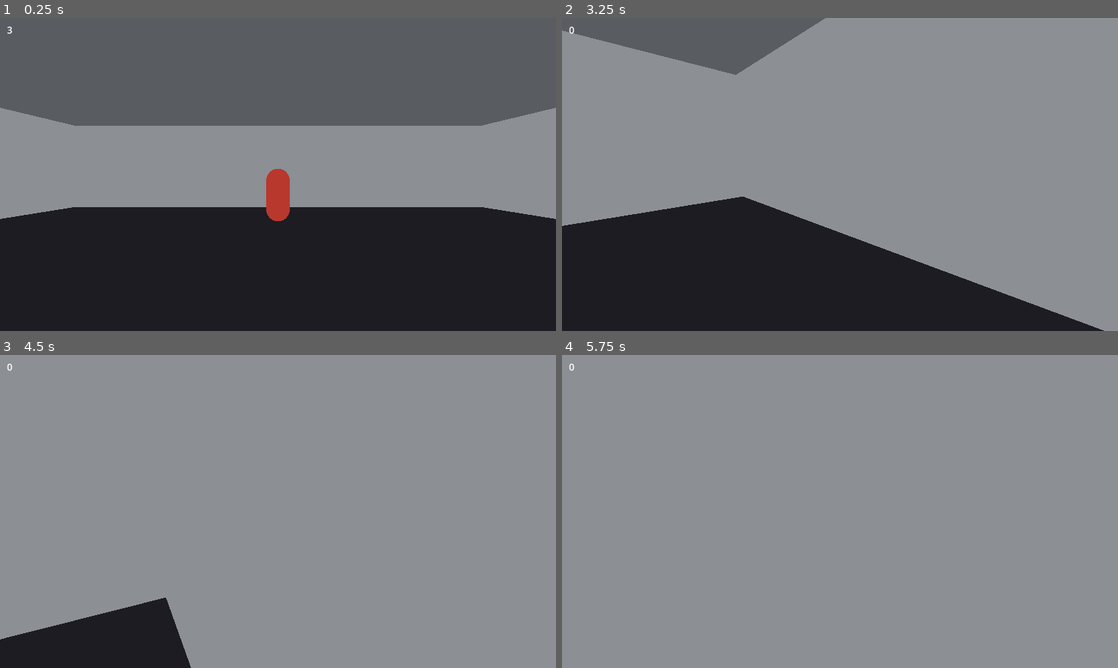
Above: before the commit, frames 1-4 (two rows, left to right).
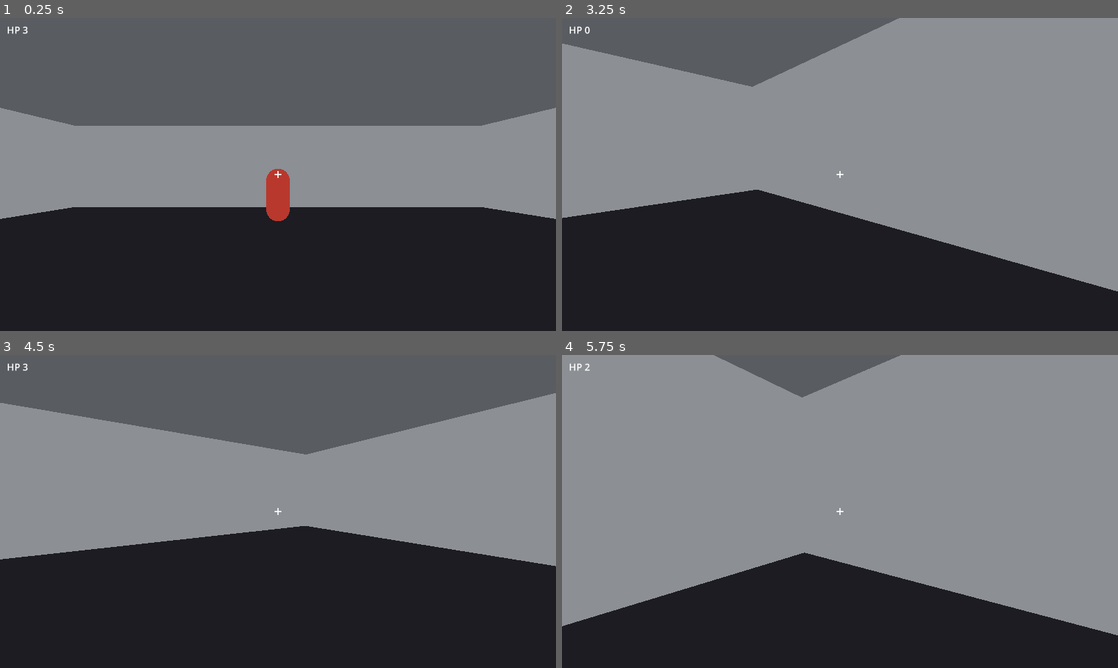
Above: after the commit, the same moments.

Repository: zachmofo/fps-studio
Game: Godot game, scene res://scenes/main.tscn
Same seed, same stepped clock (60 frames per second), same inputs: the game is played once before the commit and once after it.
Inputs (mouse positions are in pixels of both pictures, inside the frame that each line leads up to):
- Up to frame 1 (0.25 s): no input
- Up to frame 2 (3.25 s): tap Enter at 0.5 s; move the mouse to (962, 158) at 0.52 s; press the mouse at (962, 158) at 0.53 s; hold D (move_right) 0.53-1.28 s; move the mouse to (812, 174) at 1.27 s; release the mouse at (812, 174) at 1.28 s; hold W (move_forward) from 1.28 s (still down); click (812, 174) at 1.35 s; move the mouse to (851, 168) at 2.02 s; press the mouse at (851, 168) at 2.03 s; move the mouse to (834, 180) at 2.77 s; release the mouse at (834, 180) at 2.78 s; click (834, 180) at 2.85 s
- Up to frame 3 (4.5 s): keep holding W (move_forward); move the mouse to (316, 514) at 3.52 s; press the mouse at (316, 514) at 3.53 s; move the mouse to (233, 508) at 4.27 s; release the mouse at (233, 508) at 4.28 s; click (233, 508) at 4.35 s
- Up to frame 4 (5.75 s): keep holding W (move_forward); move the mouse to (845, 511) at 5.02 s; press the mouse at (845, 511) at 5.03 s

The runs differ from the first frame. In frame 1, less than 0.1% of the frame differs, in the area x 1-51%, y 2-52%; in frame 2, 9.8%; in frame 3, 57%, in the area x 0-100%, y 0-100%; in frame 4, 27%.
Error before the commit: Invalid call to function 'respawn_at' in base 'CharacterBody3D (player.gd)'. Expected 1 arguments. (res://scripts/main.gd:24)

Commit message:
I1-8..I1-13: capture, HP label, reticle, death freeze, README

Diff:
--- a/scenes/player.tscn
+++ b/scenes/player.tscn
@@ -25,8 +25,33 @@
 [node name="HpLabel" type="Label" parent="Hud"]
 offset_left = 16.0
 offset_top = 12.0
-offset_right = 96.0
+offset_right = 140.0
 offset_bottom = 44.0
 theme_override_font_sizes/font_size = 22
-text = "3"
+text = "HP 3"
 mouse_filter = 2
+
+[node name="Reticle" type="Control" parent="Hud"]
+anchor_right = 1.0
+anchor_bottom = 1.0
+mouse_filter = 2
+
+[node name="H" type="ColorRect" parent="Hud/Reticle"]
+anchor_left = 0.5
+anchor_top = 0.5
+offset_left = -8.0
+offset_top = -1.0
+offset_right = 8.0
+offset_bottom = 1.0
+color = Color(1, 1, 1, 0.85)
+mouse_filter = 2
+
+[node name="V" type="ColorRect" parent="Hud/Reticle"]
+anchor_left = 0.5
+anchor_top = 0.5
+offset_left = -1.0
+offset_top = -8.0
+offset_right = 1.0
+offset_bottom = 8.0
+color = Color(1, 1, 1, 0.85)
+mouse_filter = 2
--- a/scripts/player.gd
+++ b/scripts/player.gd
@@ -22,6 +22,7 @@
 
 func _ready() -> void:
 	add_to_group("player")
+	Input.mouse_mode = Input.MOUSE_MODE_VISIBLE
 	_update_hp()
 
 
@@ -86,25 +87,34 @@
 	died.emit()
 
 
-func respawn_at(origin: Vector3) -> void:
+func respawn_at(origin: Vector3, capture_mouse: bool = true) -> void:
 	global_position = origin
 	velocity = Vector3.ZERO
 	hp = MAX_HP
 	_dead = false
 	_can_fire = true
-	Input.mouse_mode = Input.MOUSE_MODE_CAPTURED
+	if capture_mouse:
+		Input.mouse_mode = Input.MOUSE_MODE_CAPTURED
+	else:
+		Input.mouse_mode = Input.MOUSE_MODE_VISIBLE
 	_update_hp()
 
 
 func _update_hp() -> void:
 	if _hp_label:
-		_hp_label.text = str(hp)
+		_hp_label.text = "HP %d" % hp
 
 
 func _physics_process(delta: float) -> void:
 	var gravity: float = float(ProjectSettings.get_setting("physics/3d/default_gravity"))
 	if not is_on_floor():
 		velocity.y -= gravity * delta
+
+	if _dead:
+		velocity.x = 0.0
+		velocity.z = 0.0
+		move_and_slide()
+		return
 
 	var input_dir := Input.get_vector("move_left", "move_right", "move_forward", "move_back")
 	var direction := transform.basis * Vector3(input_dir.x, 0.0, input_dir.y)
Not shown, changed: CHANGELOG.md
Not shown, changed: README.md
